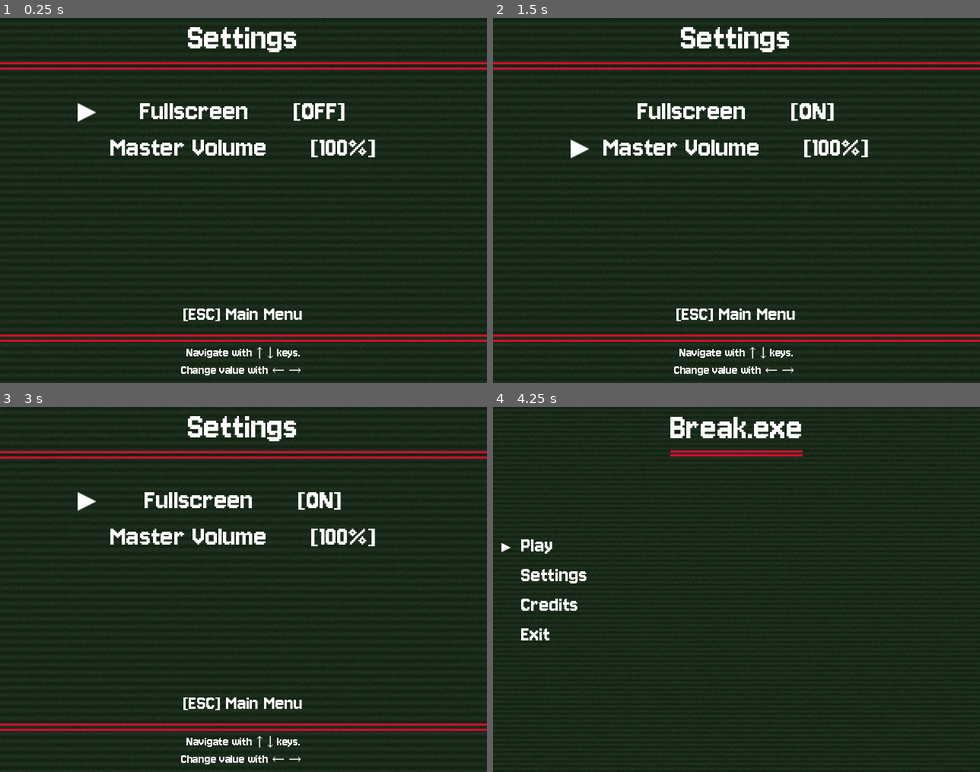
Above: before the commit, frames 1-4 (two rows, left to right).
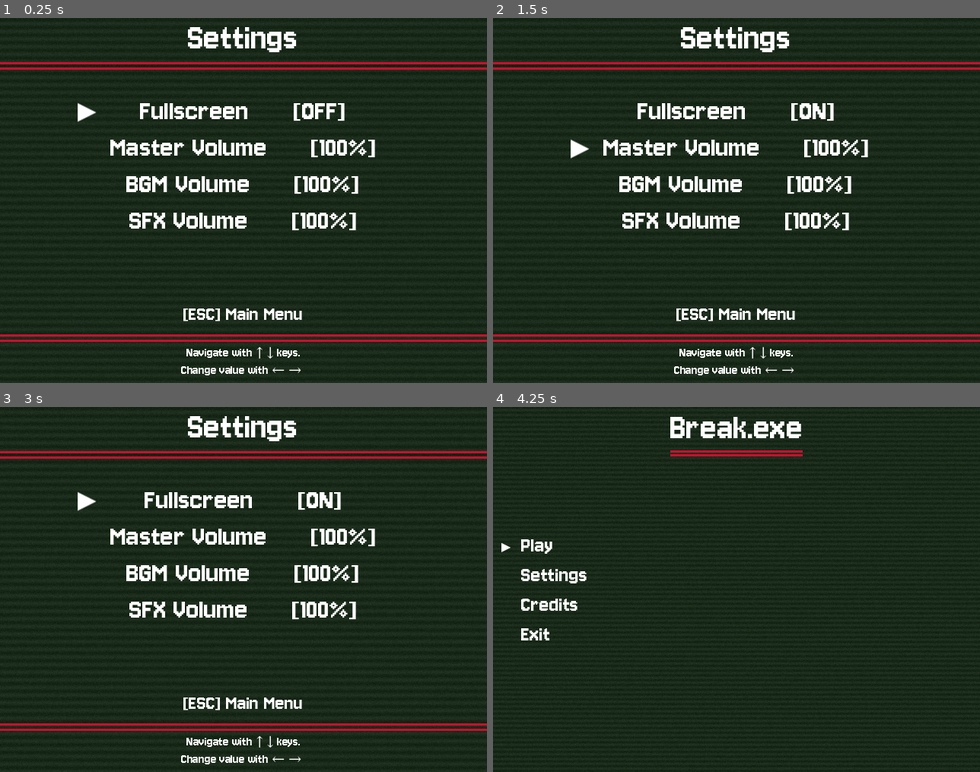
Above: after the commit, the same moments.

Repository: yuk1n0w/Break.exe
Game: Godot game, scene res://scenes/settings.tscn
Same seed, same stepped clock (60 frames per second), same inputs: the game is played once before the commit and once after it. This scene is started directly instead of the project's main scene. The engine's default icon, where the game draws it, is replaced by a stand-in: a white triangle on a blue panel in a dark square.
Inputs:
- Up to frame 1 (0.25 s): no input
- Up to frame 2 (1.5 s): tap Enter (ui_accept) at 0.5, 0.77, 1.25 s; hold Right (ui_right) 0.53-1.28 s; tap M at 0.6, 1.35 s; hold Down (ui_down) from 1.28 s (still down)
- Up to frame 3 (3 s): tap Enter (ui_accept) at 1.52, 2, 2.75 s; release Down (ui_down) at 2.03 s; hold Right (ui_right) 2.03-2.78 s; tap M at 2.1, 2.85 s; hold Up (ui_up) from 2.78 s (still down)
- Up to frame 4 (4.25 s): tap Enter (ui_accept) at 3.02, 3.5, 3.77 s; release Up (ui_up) at 3.53 s; hold Left (ui_left) from 3.53 s (still down); tap M at 3.6 s; tap Escape (ui_cancel) at 4.15 s

The runs differ from the first frame. In frame 1, 2.0% of the frame differs, in the area x 25-74%, y 43-59%; in frame 2, 2.0%; in frame 3, 2.0%; in frame 4, nothing differs.

Commit message:
Add BGM and SFX volume options

Diff:
--- a/scenes/settings.tscn
+++ b/scenes/settings.tscn
@@ -79,7 +79,7 @@
 layout_mode = 2
 alignment = 1
 
-[node name="FullscreenOptionTitle" type="Label" parent="OptionsVBox/FullscreenHBox"]
+[node name="OptionTitle" type="Label" parent="OptionsVBox/FullscreenHBox"]
 layout_mode = 2
 text = "Fullscreen"
 label_settings = ExtResource("3_6wm04")
@@ -89,7 +89,7 @@
 custom_minimum_size = Vector2(50, 0)
 layout_mode = 2
 
-[node name="FullscreenOptionValue" type="Label" parent="OptionsVBox/FullscreenHBox"]
+[node name="OptionValue" type="Label" parent="OptionsVBox/FullscreenHBox"]
 layout_mode = 2
 text = "[OFF]"
 label_settings = ExtResource("3_6wm04")
@@ -98,7 +98,7 @@
 layout_mode = 2
 alignment = 1
 
-[node name="MasterVolumeOptionTitle" type="Label" parent="OptionsVBox/MasterVolumeHBox"]
+[node name="OptionTitle" type="Label" parent="OptionsVBox/MasterVolumeHBox"]
 layout_mode = 2
 text = "Master Volume"
 label_settings = ExtResource("3_6wm04")
@@ -109,11 +109,51 @@
 custom_minimum_size = Vector2(50, 0)
 layout_mode = 2
 
-[node name="MasterVolumeOptionValue" type="Label" parent="OptionsVBox/MasterVolumeHBox"]
+[node name="OptionValue" type="Label" parent="OptionsVBox/MasterVolumeHBox"]
 layout_mode = 2
 text = "[100%]"
 label_settings = ExtResource("3_6wm04")
 
+[node name="BgmVolumeHBox" type="HBoxContainer" parent="OptionsVBox"]
+layout_mode = 2
+alignment = 1
+
+[node name="OptionTitle" type="Label" parent="OptionsVBox/BgmVolumeHBox"]
+layout_mode = 2
+text = "BGM Volume"
+label_settings = ExtResource("3_6wm04")
+horizontal_alignment = 1
+vertical_alignment = 1
+
+[node name="Margin" type="Control" parent="OptionsVBox/BgmVolumeHBox"]
+custom_minimum_size = Vector2(50, 0)
+layout_mode = 2
+
+[node name="OptionValue" type="Label" parent="OptionsVBox/BgmVolumeHBox"]
+layout_mode = 2
+text = "[100%]"
+label_settings = ExtResource("3_6wm04")
+
+[node name="SfxVolumeHBox" type="HBoxContainer" parent="OptionsVBox"]
+layout_mode = 2
+alignment = 1
+
+[node name="OptionTitle" type="Label" parent="OptionsVBox/SfxVolumeHBox"]
+layout_mode = 2
+text = "SFX Volume"
+label_settings = ExtResource("3_6wm04")
+horizontal_alignment = 1
+vertical_alignment = 1
+
+[node name="Margin" type="Control" parent="OptionsVBox/SfxVolumeHBox"]
+custom_minimum_size = Vector2(50, 0)
+layout_mode = 2
+
+[node name="OptionValue" type="Label" parent="OptionsVBox/SfxVolumeHBox"]
+layout_mode = 2
+text = "[100%]"
+label_settings = ExtResource("3_6wm04")
+
 [node name="MainMenuHBox" type="HBoxContainer" parent="."]
 layout_mode = 2
 offset_top = 368.0
@@ -121,7 +161,7 @@
 offset_bottom = 412.0
 alignment = 1
 
-[node name="MainMenuOptionTitle" type="Label" parent="MainMenuHBox"]
+[node name="OptionTitle" type="Label" parent="MainMenuHBox"]
 layout_mode = 2
 text = "[ESC] Main Menu"
 label_settings = SubResource("LabelSettings_6wm04")
--- a/scripts/settings.gd
+++ b/scripts/settings.gd
@@ -2,6 +2,8 @@
 
 var fullscreen = false
 var master_vol = 100
+var bgm_vol = 100
+var sfx_vol = 100
 
 func _ready():
 	load_settings()
@@ -9,8 +11,12 @@
 
 func save_settings():
 	var config = ConfigFile.new()
+
 	config.set_value("display", "fullscreen", fullscreen)
 	config.set_value("audio", "master", master_vol)
+	config.set_value("audio", "bgm", bgm_vol)
+	config.set_value("audio", "sfx", sfx_vol)
+
 	config.save("user://settings.cfg")
 
 func load_settings():
@@ -21,9 +27,14 @@
 
 	fullscreen = config.get_value("display", "fullscreen", false)
 	master_vol = config.get_value("audio", "master", 100)
+	bgm_vol = config.get_value("audio", "bgm", 100)
+	sfx_vol = config.get_value("audio", "sfx", 100)
+
 
 	apply_settings()
 
 func apply_settings():
 	DisplayServer.window_set_mode(DisplayServer.WINDOW_MODE_FULLSCREEN if fullscreen else DisplayServer.WINDOW_MODE_WINDOWED)
 	AudioServer.set_bus_volume_linear(AudioServer.get_bus_index("Master"), master_vol / 100.0)
+	AudioServer.set_bus_volume_linear(AudioServer.get_bus_index("Music"), bgm_vol / 100.0)
+	AudioServer.set_bus_volume_linear(AudioServer.get_bus_index("SFX"), sfx_vol / 100.0)
--- a/scripts/settings_menu.gd
+++ b/scripts/settings_menu.gd
@@ -1,53 +1,55 @@
 extends Control
 
-# Explicitly get HBoxContainers for options
-@onready var fullscreen_hbox: HBoxContainer = $OptionsVBox/FullscreenHBox
-@onready var master_volume_hbox: HBoxContainer = $OptionsVBox/MasterVolumeHBox
+# ------------------------------------------------------------------------------------------
 
-var option_boxes: Array[HBoxContainer] # Will store the HBoxContainers
+# CONSTANTS
+
+const ARROW_ANIMATION_DURATION = 0.15
+
+# CONSTANTS
+
+# ------------------------------------------------------------------------------------------
+
+var option_boxes: Array
 var current_index := 0
-
-# Assuming Arrow is a Label node, direct child of this script's node,
-# AND its Layout Mode is set to "Position" in the Inspector.
-@onready var arrow: Label = $Arrow
-@onready var options_vbox: VBoxContainer = $OptionsVBox # Used if Arrow X is relative to it
-
 var current_tween: Tween
 
-@onready var fullscreen_option_value: Label = $OptionsVBox/FullscreenHBox/FullscreenOptionValue
-@onready var master_vol_option_value: Label = $OptionsVBox/MasterVolumeHBox/MasterVolumeOptionValue
+@onready var arrow: Label = $Arrow
+@onready var options_vbox: VBoxContainer = $OptionsVBox
+
+
+# Option values
+
+@onready var fullscreen_option_value: Label = $OptionsVBox/FullscreenHBox/OptionValue
+@onready var master_vol_option_value: Label = $OptionsVBox/MasterVolumeHBox/OptionValue
+@onready var bgm_vol_option_value: Label = $OptionsVBox/BgmVolumeHBox/OptionValue
+@onready var sfx_vol_option_value: Label = $OptionsVBox/SfxVolumeHBox/OptionValue
+
+# Option values
+
+# ------------------------------------------------------------------------------------------
+
+# Sound effects
 
 @onready var sfx_move: AudioStreamPlayer = $Move
 @onready var sfx_confirm: AudioStreamPlayer = $Confirm
 
+# Sound effects
 
-const ARROW_ANIMATION_DURATION = 0.15
+# ------------------------------------------------------------------------------------------
 
 func _ready():
-	self.focus_mode = Control.FOCUS_ALL # Allow this control to get focus
+	self.focus_mode = Control.FOCUS_ALL
 
-	option_boxes = [
-		fullscreen_hbox,
-		master_volume_hbox
-	]
-
-	if not is_instance_valid(arrow):
-		printerr("Settings Arrow node not found or invalid! Path: $Arrow. Ensure it's a child of the node with this script.")
-		return # Stop if arrow is not found
-
-	# IMPORTANT: For this script to work, you MUST ensure that in the Godot Editor,
-	# the 'Arrow' node (referenced by $Arrow) has its 'Layout -> Layout Mode'
-	# property set to 'Position'. We are not checking this in script.
+	option_boxes = options_vbox.get_children()
 
 	await get_tree().process_frame
-	update_arrow_pos(true) # instant = true
+	update_arrow_pos(true)
 
-	if Settings:
-		fullscreen_option_value.text = "[ON]" if Settings.fullscreen else "[OFF]"
-		master_vol_option_value.text = "[" + str(Settings.master_vol) + "%]"
-		Settings.apply_settings()
-	else:
-		printerr("Settings autoload not found!")
+	fullscreen_option_value.text = "[ON]" if Settings.fullscreen else "[OFF]"
+	master_vol_option_value.text = "[" + str(Settings.master_vol) + "%]"
+	bgm_vol_option_value.text = "[" + str(Settings.bgm_vol) + "%]"
+	sfx_vol_option_value.text = "[" + str(Settings.sfx_vol) + "%]"
 
 	grab_focus()
 
@@ -65,7 +67,6 @@
 		accept_event()
 	elif event.is_action_pressed("ui_cancel"):
 		sfx_confirm.play()
-		if Settings: Settings.save_settings()
 		get_tree().change_scene_to_file("res://scenes/main_menu.tscn")
 		accept_event()
 	elif event.is_action_pressed("ui_right"):
@@ -78,14 +79,9 @@
 		accept_event()
 
 	if selection_changed:
-		if is_instance_valid(arrow): # Good to keep this check before animating
-			update_arrow_pos()
-		else:
-			printerr("Settings Arrow became invalid, cannot update position.")
+		update_arrow_pos()
 
 func handle_value_change(direction: int):
-	if not Settings: return
-
 	if current_index == 0: # Fullscreen
 		Settings.fullscreen = not Settings.fullscreen
 		fullscreen_option_value.text = "[ON]" if Settings.fullscreen else "[OFF]"
@@ -93,24 +89,23 @@
 		var change_amount = 5 * direction
 		Settings.master_vol = clamp(Settings.master_vol + change_amount, 0, 100)
 		master_vol_option_value.text = "[" + str(Settings.master_vol) + "%]"
+	elif current_index == 2: # Bgm Volume
+		var change_amount = 5 * direction
+		Settings.bgm_vol = clamp(Settings.bgm_vol + change_amount, 0, 100)
+		bgm_vol_option_value.text = "[" + str(Settings.bgm_vol) + "%]"
+	elif current_index == 3: # Sfx Volume
+		var change_amount = 5 * direction
+		Settings.sfx_vol = clamp(Settings.sfx_vol + change_amount, 0, 100)
+		sfx_vol_option_value.text = "[" + str(Settings.sfx_vol) + "%]"
 
 	Settings.save_settings()
 	Settings.apply_settings()
 
 func update_arrow_pos(immediate: bool = false):
-	if option_boxes.is_empty() or not is_instance_valid(arrow):
-		return
-	if current_index >= option_boxes.size() or current_index < 0:
-		printerr("current_index out of bounds for option_boxes in settings.")
-		return
-
 	var target_hbox = option_boxes[current_index]
-	if not is_instance_valid(target_hbox):
-		printerr("Target HBox for arrow in settings is invalid.")
-		return
 
 	var target_y_centered = target_hbox.global_position.y + (target_hbox.size.y / 2.0) - (arrow.size.y / 2.0)
-	var arrow_x_global = arrow.global_position.x # Use X set in editor
+	var arrow_x_global = arrow.global_position.x
 
 	if is_instance_valid(current_tween) and current_tween.is_running():
 		current_tween.kill()
